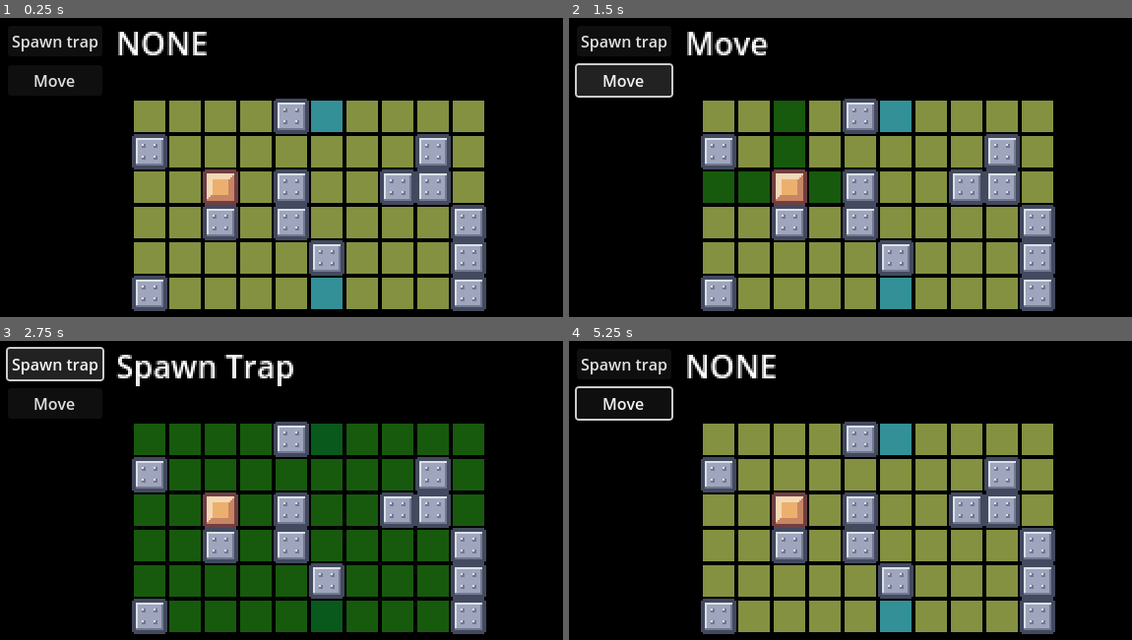
Above: before the commit, frames 1-4 (two rows, left to right).
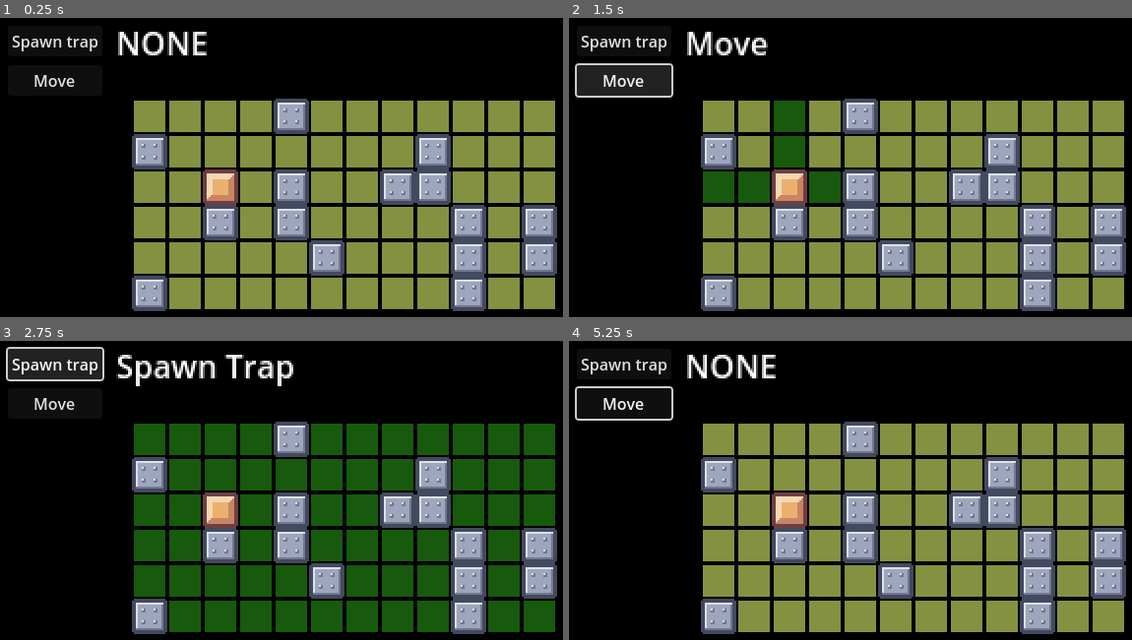
Above: after the commit, the same moments.

Repository: SadnessTrain/ronin-final-breath
Game: Godot game, scene res://Scenes/MainScene.tscn
Same seed, same stepped clock (60 frames per second), same inputs: the game is played once before the commit and once after it.
Inputs (mouse positions are in pixels of both pictures, inside the frame that each line leads up to):
- Up to frame 1 (0.25 s): no input
- Up to frame 2 (1.5 s): click "Spawn trap" at 0.5 s; click "Move" at 1.25 s
- Up to frame 3 (2.75 s): click "Spawn trap" at 2 s
- Up to frame 4 (5.25 s): click "Move" at 2.75 s; click "Spawn trap" at 3.5 s; click "Move" at 4.25 s; tap Enter at 5 s; move the mouse to (721, 439) at 5.02 s; click (721, 439) at 5.1 s

The runs differ from the first frame. In frame 1, 8.5% of the frame differs, in the area x 55-99%, y 27-98%; in frame 2, 8.5%; in frame 3, 7.4%; in frame 4, 8.5%.

Commit message:
Add base river generation

Diff:
--- a/Scripts/Playfield/Playfield.gd
+++ b/Scripts/Playfield/Playfield.gd
@@ -6,7 +6,7 @@
 var wallEntityScene = preload("res://Scenes/Entities/Obstacle/WallEntity.tscn")
 
 var cellSize: Vector2i = Vector2i(18, 18)
-var size: Vector2i = Vector2i(10, 6)
+var size: Vector2i = Vector2i(12, 6)
 
 var tiles = {}
 
@@ -14,7 +14,7 @@
 
 var noise = FastNoiseLite.new()
 var riverChance = 100 / 2
-var riverMargin = 2
+var riverMargin = 3
 
 func _ready():
 	noise.seed = Utils.randomInt(-2000000, 20000000)
@@ -41,6 +41,36 @@
 	tiles[Vector2i(2, 2)].appendEntity(testPlayer)
 	player = testPlayer
 
+func GetAllWaterTilesPos(startPos: Vector2i, endPos: Vector2i, width: int) -> Array:
+	var positions = []
+
+	var deltaX = abs(endPos.x - startPos.x)
+	var deltaY = abs(endPos.y - startPos.y)
+
+	var xIncrement = 1 if startPos.x < endPos.x else -1
+	var yIncrement = 1 if startPos.y < endPos.y else -1
+
+	var error = deltaX - deltaY
+
+	var currentX = startPos.x
+	var currentY = startPos.y
+
+	while currentX != endPos.x or currentY != (endPos.y + 1):
+		for i in range(-width / 2, width / 2 + 1):
+			positions.append(Vector2i(currentX + i, currentY))
+
+		var doubleError = 2 * error
+
+		if doubleError > -deltaY:
+			error -= deltaY
+			currentX += xIncrement
+
+		if doubleError < deltaX:
+			error += deltaX
+			currentY += yIncrement
+
+	return positions
+
 func GenerateRiver():
 	var hasRiver = Utils.randomInt(0, 100) <= riverChance
 
@@ -50,8 +80,8 @@
 	var randomTopPosition = Vector2i(Utils.randomInt(riverMargin, size.x - (riverMargin + 1)), 0)
 	var randomBottomPosition = Vector2i(Utils.randomInt(riverMargin, size.x - (riverMargin + 1)), size.y - 1)
 
-	tiles[randomTopPosition].SetType("WATER")
-	tiles[randomBottomPosition].SetType("WATER")
+	for waterTilePos in GetAllWaterTilesPos(randomTopPosition, randomBottomPosition, 3):
+		tiles[waterTilePos].SetType("WATER")
 
 func CreateWall(tile: Tile):
 	var wall: Entity = wallEntityScene.instantiate()
